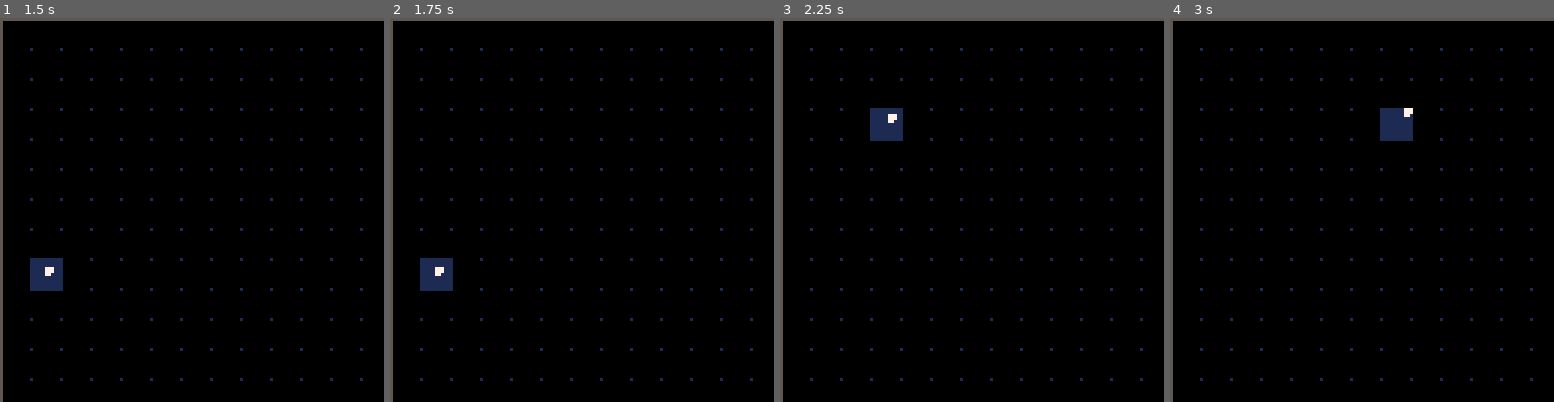
Above: before the commit, frames 1-4 (left to right).
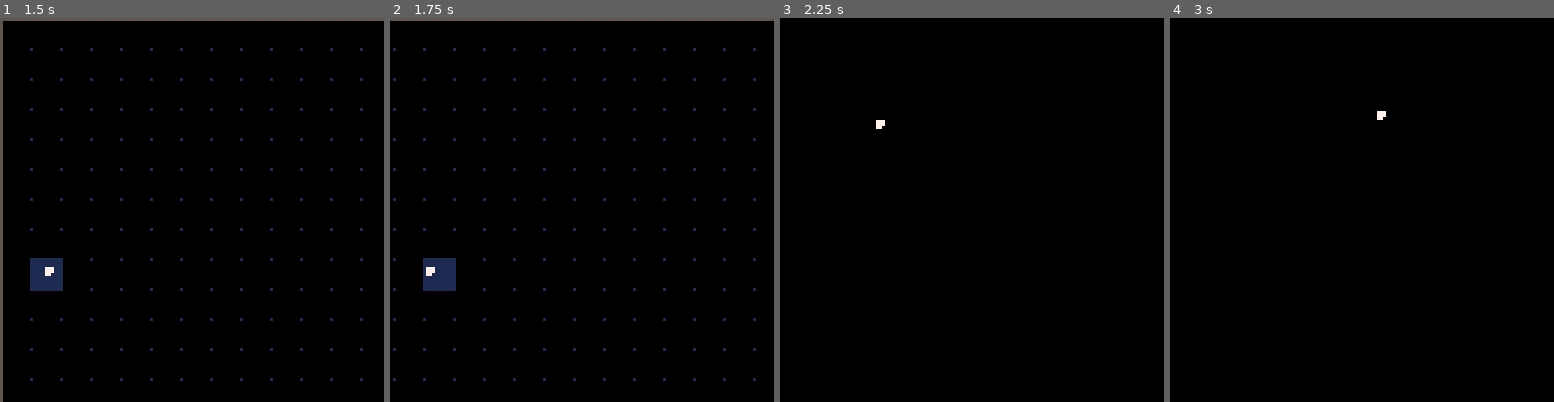
Above: after the commit, the same moments.

Repository: stephanvdwoerd/carts
Game: PICO-8 cartridge metro-grid.p8
Two runs of this game, one before a commit and one after it. Both use one fixed random seed, a clock stepped at 60 frames per second and the inputs below.
Inputs (mouse positions are in pixels of both pictures, inside the frame that each line leads up to):
- Up to frame 1 (1.5 s): click (280, 121) at 0.67 s; tap O (Z key) at 0.7 s; click (46, 267) at 1.22 s
- Up to frame 2 (1.75 s): hold Right from 1.6 s (still down); tap O (Z key) at 1.7 s
- Up to frame 3 (2.25 s): click (887, 114) at 1.77 s; release Right at 2.1 s; tap O (Z key) at 2.1 s; hold Up from 2.15 s (still down)
- Up to frame 4 (3 s): click (1342, 259) at 2.32 s; release Up at 2.42 s; hold Right from 2.47 s (still down); tap O (Z key) at 2.5, 2.9 s; click (1404, 106) at 2.87 s

Frame 1 is identical in both runs. In frame 2, 2.8% of the frame differs, in the area x 0-96%, y 0-100%; in frame 3, 3.1%; in frame 4, 3.2%, in the area x 0-100%, y 0-100%.

Commit message:
Metro grid met lerp

Diff:
--- a/grid-pan.p8
+++ b/metro-grid.p8
@@ -6,6 +6,8 @@
 cam = {
     x = 0,
     y = 0,
+    tx = 0,
+    ty = 0,
     panning = false
 }
 
@@ -29,7 +31,7 @@
 
 function _update60()
     update_mouse()
-    update_pan()
+    update_cam()
 end
 
 function _draw()
@@ -89,16 +91,22 @@
 
 
 -- pan
-function update_pan()
-    cam.panning = btn(🅾️) and mouse.pressed
-    if cam.panning then
-        local diffx = mouse.x - mouse.lastx
-        local diffy = mouse.y - mouse.lasty
-        cam.x -= diffx
-        cam.y -= diffy
+function update_cam()
+    if btn(⬆️) then
+		cam.ty -= 10
+	end
+	if btn(⬇️) then
+		cam.ty += 10
+	end
+	if btn(➡️) then
+		cam.tx += 10
+	end
+	if btn(⬅️) then
+		cam.tx -= 10
     end
 
-
+    cam.x = lerp(cam.tx, cam.x, 0.95)
+    cam.y = lerp(cam.ty, cam.y, 0.95)
     camera(cam.x, cam.y)
 end
 
